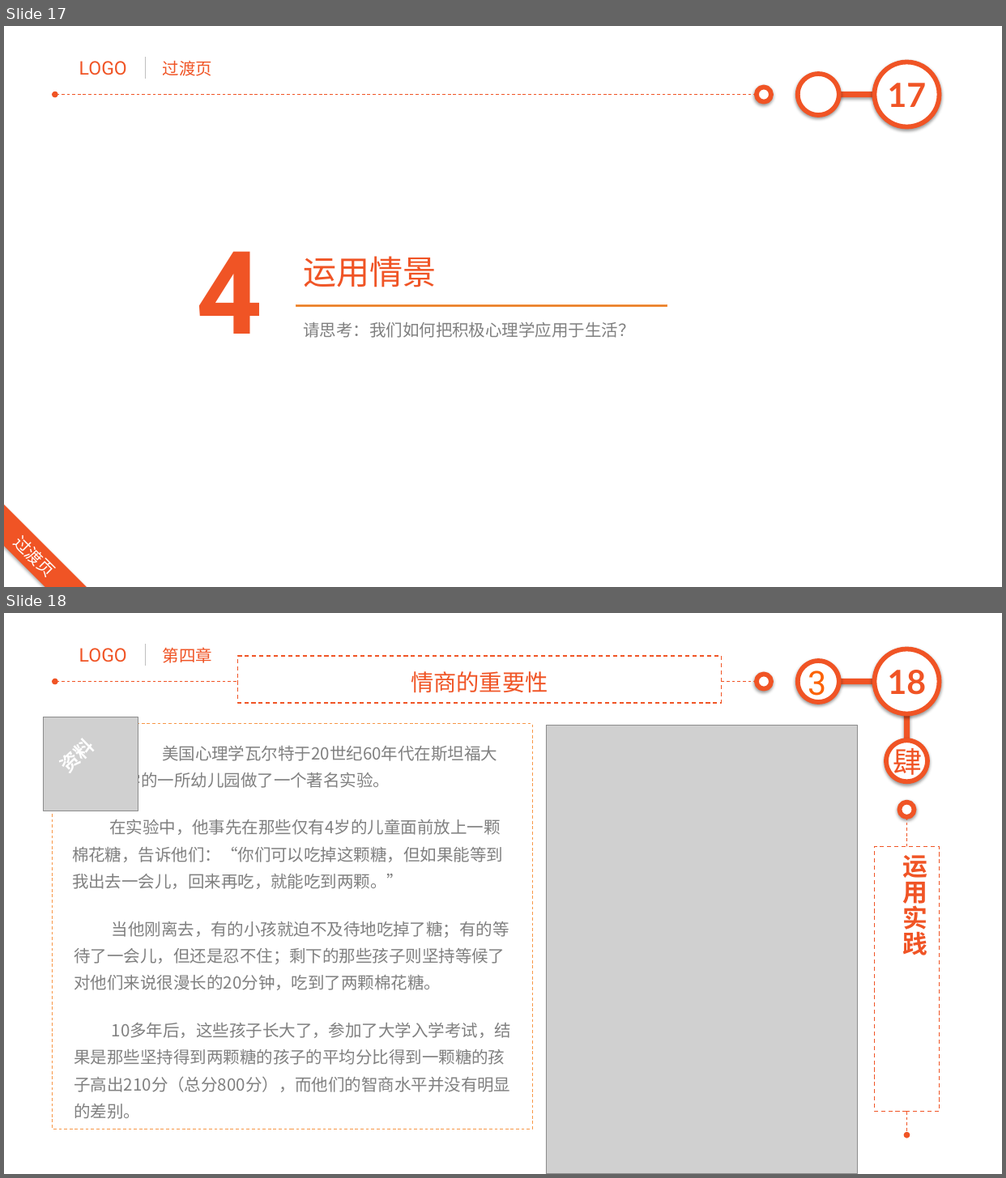
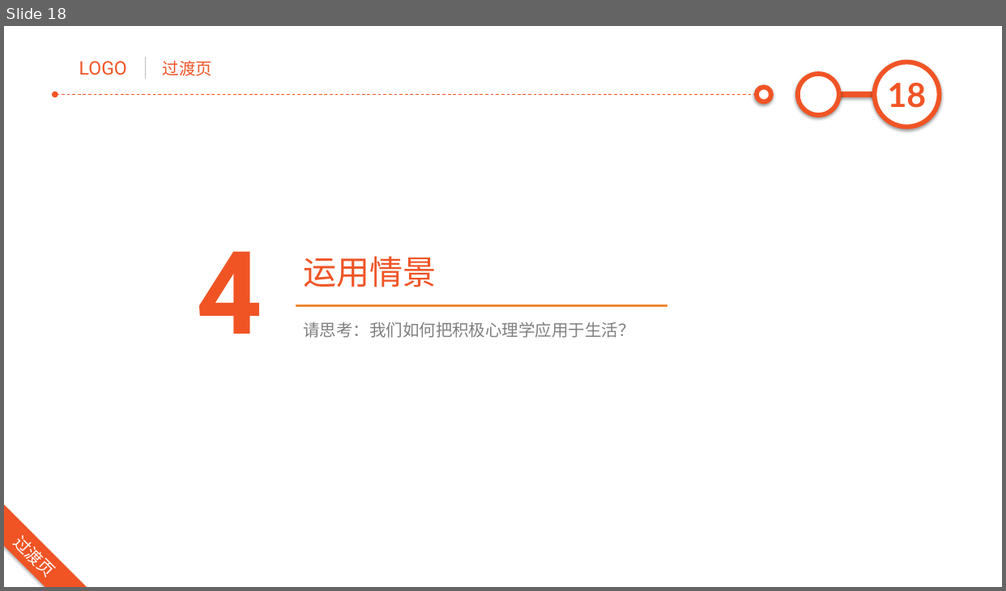
Before and after one commit to junstudys/positive-psychology, a slide deck: 积极心理学探索.pptx. Shown one above the other, each under a label of ours: slides 17 and 18 before the commit, slide 18 after it. The pictures are 1006x1178 and 1006x591 pixels, drawn with LibreOffice and Linux fonts; fonts in the diff are those of the drawing; grey boxes stand for pictures. Boxes give left, top, right and bottom in pixels: in the first picture for what was removed or moved away, otherwise in the second. Text is boxed around its words. In the diff, an @@ line names an element or a change of style, - is before the commit and + after.

```diff
--- a/积极心理学探索.pptx
+++ b/积极心理学探索.pptx
@@ slide 18 removed at (x1=4, y1=613, x2=1002, y2=1174), background #FFFFFF; not listed: 7 template elements that a slide beside it also shows @@
@@ text removed at (x1=163, y1=647, x2=212, y2=663) @@
-第四章
@@ rectangle removed at (x1=237, y1=656, x2=721, y2=703) @@
@@ text removed at (x1=411, y1=671, x2=548, y2=693) @@
-情商的重要性
@@ text removed at (x1=808, y1=664, x2=826, y2=703) @@
-3
@@ chevron removed at (x1=904, y1=700, x2=910, y2=759) @@
@@ picture removed at (x1=43, y1=717, x2=138, y2=811) @@
@@ rectangle removed at (x1=53, y1=724, x2=533, y2=1130) @@
@@ picture removed at (x1=546, y1=726, x2=858, y2=1174) @@
@@ text removed at (x1=69, y1=755, x2=82, y2=773) @@
-资料
@@ text removed at (x1=125, y1=746, x2=497, y2=791) @@
-美国心理学瓦尔特于20世纪60年代在斯坦福大学的一所幼儿园做了一个著名实验。
@@ ellipse removed at (x1=886, y1=740, x2=927, y2=781) @@
-肆
@@ ellipse removed at (x1=899, y1=803, x2=914, y2=817) @@
@@ text removed at (x1=72, y1=819, x2=503, y2=889) @@
-在实验中，他事先在那些仅有4岁的儿童面前放上一颗棉花糖，告诉他们：“你们可以吃掉这颗糖，但如果能等到我出去一会儿，回来再吃，就能吃到两颗。”
@@ arrow removed from (907, 817) to (907, 1135) @@
@@ rectangle removed at (x1=875, y1=846, x2=940, y2=1112) @@
@@ text removed at (x1=903, y1=855, x2=928, y2=956) @@
-运用实践
@@ text removed at (x1=74, y1=922, x2=509, y2=990) @@
-当他刚离去，有的小孩就迫不及待地吃掉了糖；有的等待了一会儿，但还是忍不住；剩下的那些孩子则坚持等候了对他们来说很漫长的20分钟，吃到了两颗棉花糖。
@@ text removed at (x1=74, y1=1023, x2=511, y2=1119) @@
-10多年后，这些孩子长大了，参加了大学入学考试，结果是那些坚持得到两颗糖的孩子的平均分比得到一颗糖的孩子高出210分（总分800分），而他们的智商水平并没有明显的差别。
@@ what was slide 17 is now slide 18 @@
@@ page number at (x1=888, y1=83, x2=927, y2=108): text changed @@
-17
+18
```
Also in this commit, not shown: 9 slides changed, 3 slides added, 4 other slides removed, 8 other files.
